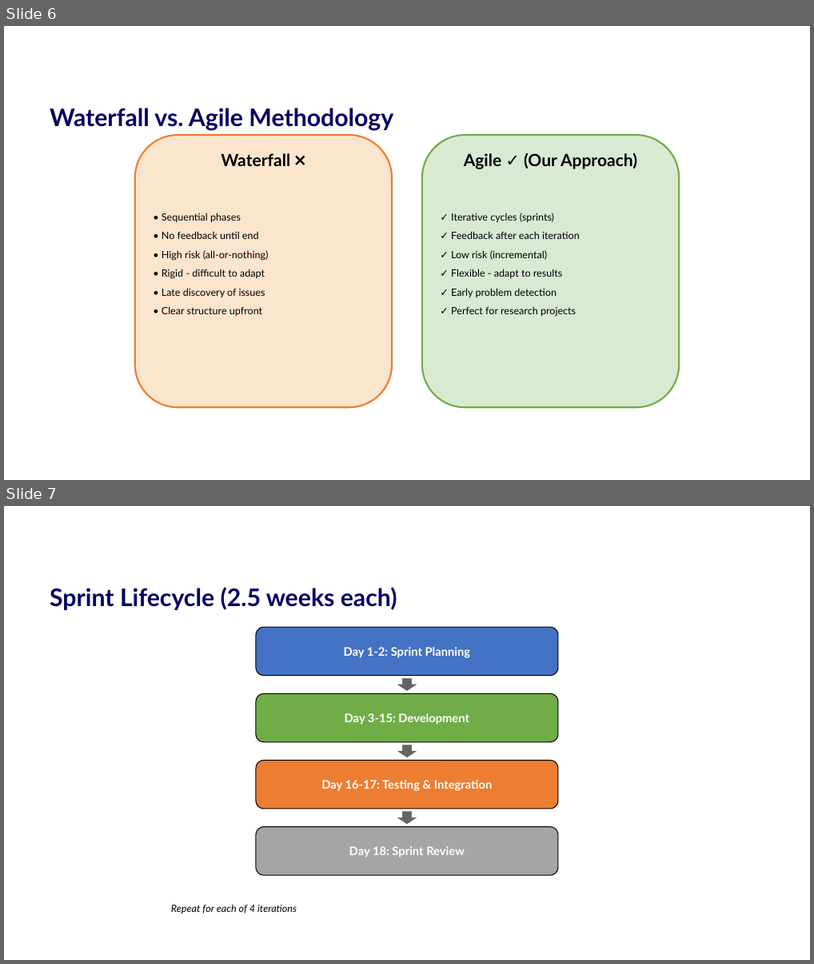
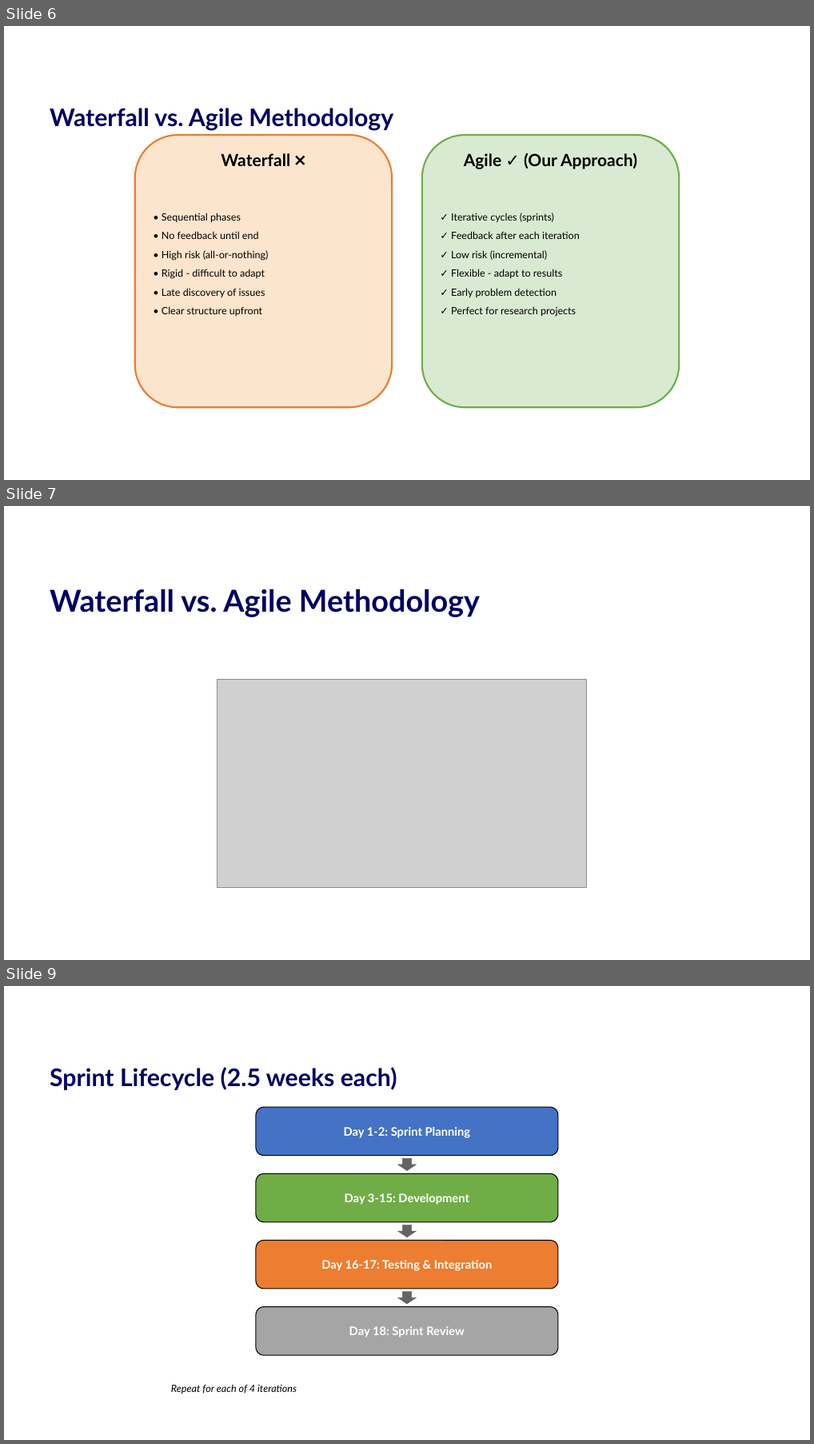
Before and after one commit to simb-01/CM2013-Signal-Processing-, a slide deck: CM2013 Project Introduction.pptx. Shown one above the other, each under a label of ours: slides 6 and 7 before the commit, slides 6, 7 and 9 after it; the slides between them are not shown. The pictures are 814x964 and 814x1444 pixels, drawn with LibreOffice and Linux fonts; fonts in the diff are those of the drawing; grey boxes stand for pictures; background and template pictures are left out. Boxes give left, top, right and bottom in pixels: in the first picture for what was removed or moved away, otherwise in the second. Text is boxed around its words. In the diff, an @@ line names an element or a change of style, - is before the commit and + after.

```diff
--- a/CM2013 Project Introduction.pptx
+++ b/CM2013 Project Introduction.pptx
@@ slide 7 added at [4,506,810,960], background #FFFFFF @@
@@ title added at [50,589,480,617], 36 pt, text #000061, bold @@
+Waterfall vs. Agile Methodology
@@ picture added at [218,680,586,887] @@
@@ what was slide 7 is now slide 9 @@
```
Also in this commit, not shown: 1 slide changed, 1 other slide added, 3 other files.
